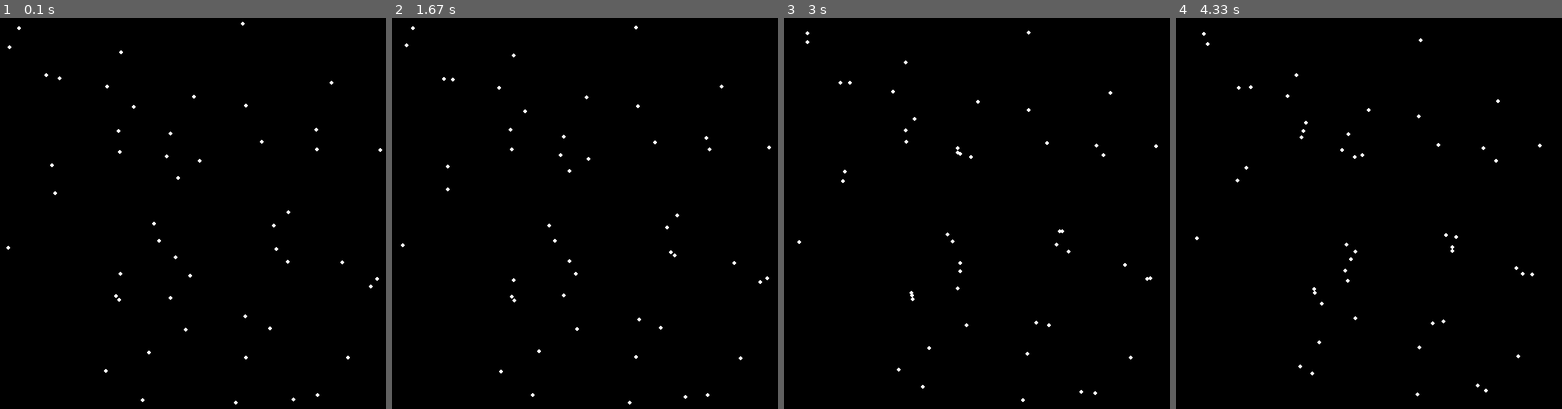
Above: before the commit, frames 1-4 (left to right).
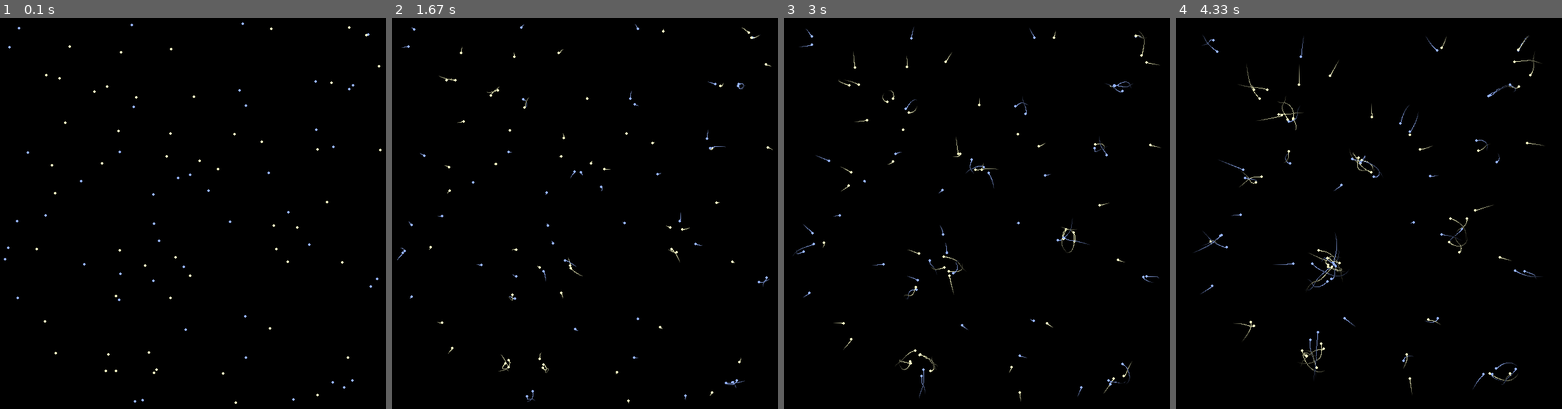
Above: after the commit, the same moments.

Repository: mirlan0705/n-body-star-cluster
Game: pygame game, started from main.py
The game is run twice, just before and just after one commit, with the same random seed, the same clock (stepped at 60 frames per second) and the same inputs.
Inputs (mouse positions are in pixels of both pictures, inside the frame that each line leads up to):
- Up to frame 1 (0.1 s): no input
- Up to frame 2 (1.67 s): move the mouse to (569, 236) at 0.37 s; move the mouse to (430, 139) at 0.87 s; move the mouse to (596, 41) at 1.37 s
- Up to frame 3 (3 s): move the mouse to (961, 127) at 1.87 s; move the mouse to (1112, 170) at 2.43 s; move the mouse to (1085, 123) at 2.93 s
- Up to frame 4 (4.33 s): move the mouse to (1392, 193) at 3.43 s; move the mouse to (1295, 362) at 3.93 s

The runs differ from the first frame. In frame 1, 0.5% of the frame differs, in the area x 0-100%, y 0-99%; in frame 2, 0.8%; in frame 3, 1.2%; in frame 4, 1.5%, in the area x 4-96%, y 3-97%.

Commit message:
trail logic

Diff:
--- a/main.py
+++ b/main.py
@@ -21,13 +21,21 @@
 
 stars = []
 
-for i in range(50):
+for i in range(100):
     x = random.uniform(100, 700)
     y = random.uniform(100, 700)
     vx = random.uniform(-0.05, 0.05)
     vy = random.uniform(-0.05, 0.05)
     mass = random.uniform(1, 3)
-    stars.append([x,y,vx,vy,mass])
+    stars.append([x,y,vx,vy,mass, []])
+
+def star_color(mass):
+    if mass < 2:
+        return(150, 180, 255)
+    elif mass < 3.5:
+        return (255, 255, 200)
+    else:
+        return (255, 100, 60)
 
 running = True
 
@@ -71,9 +79,27 @@
         star[0] += star[2]
         star[1] += star[3]
 
+        star[5].append((star[0], star[1]))
+
+        if len(star[5]) > 100:
+            star[5].pop(0)
+
+        for j in range(1, len(star[5])):
+            opacity = int(255 * j / len(star[5]))
+            trail_color = (
+                int(star_color(star[4])[0] * opacity / 255),
+                int(star_color(star[4])[1] * opacity / 255),
+                int(star_color(star[4])[2] * opacity / 255)
+            )
+            tx1 = (star[5][j-1][0] - cam_x) * zoom + width / 2
+            ty1 = (star[5][j-1][1] - cam_y) * zoom + height / 2
+            tx2 = (star[5][j][0] - cam_x) * zoom + width / 2
+            ty2 = (star[5][j][1] - cam_y) * zoom + height / 2
+            pygame.draw.line(screen, trail_color, (tx1, ty1), (tx2, ty2), 1)
+
         screen_x = (star[0] - cam_x) * zoom + width / 2
         screen_y = (star[1] - cam_y) * zoom + height / 2
-        pygame.draw.circle(screen, (255,255,255), (screen_x, screen_y), 3)
+        pygame.draw.circle(screen, (star_color(star[4])), (screen_x, screen_y), max(2, int(star[4])))
 
     pygame.display.flip()
 
